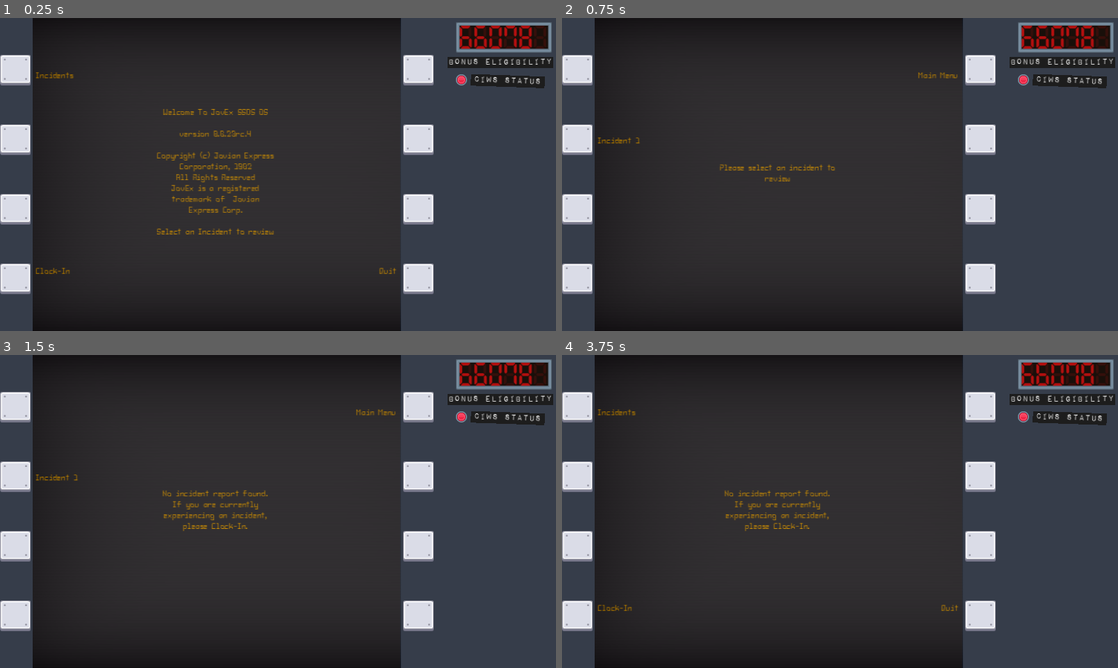
Above: before the commit, frames 1-4 (two rows, left to right).
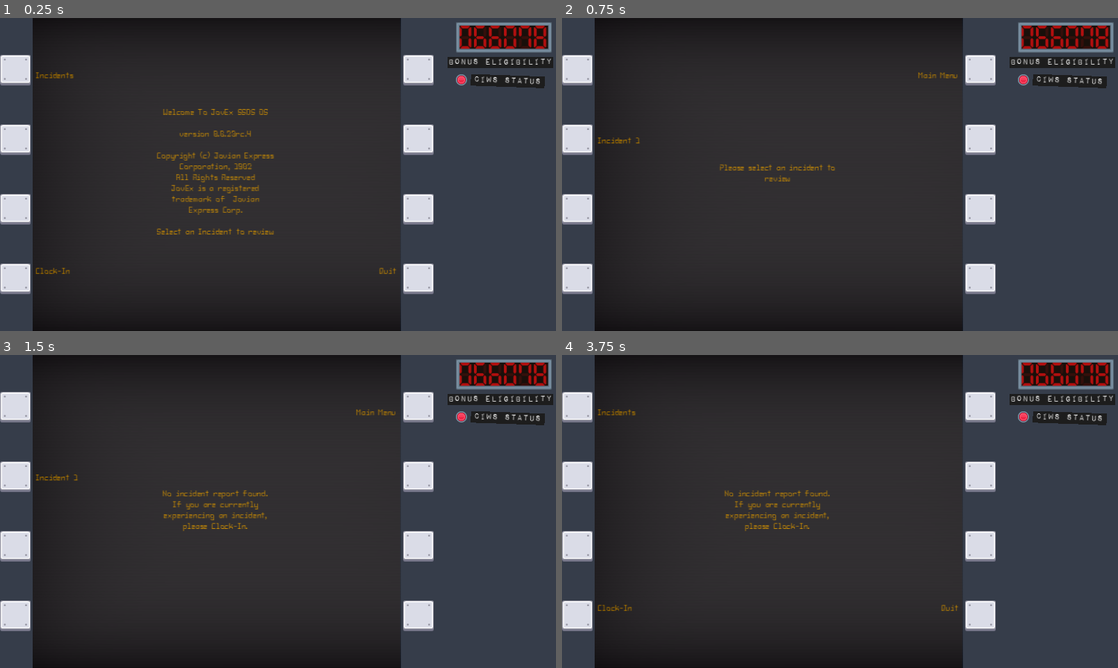
Above: after the commit, the same moments.

Repository: matthew-cavener/untitled_missile_game
Game: Godot game, scene res://ui/multi_function_display_panel.tscn
The game is run twice, just before and just after one commit, with the same random seed, the same clock (stepped at 60 frames per second) and the same inputs.
Inputs (mouse positions are in pixels of both pictures, inside the frame that each line leads up to):
- Up to frame 1 (0.25 s): no input
- Up to frame 2 (0.75 s): click (578, 71) at 0.5 s
- Up to frame 3 (1.5 s): click (16, 477) at 1.25 s
- Up to frame 4 (3.75 s): click (578, 545) at 2 s; click (578, 614) at 2.75 s; click (1040, 408) at 3.5 s

The runs differ from the first frame. In frame 1, 0.5% of the frame differs, in the area x 82-99%, y 2-10%; in frame 2, 0.5%; in frame 3, 0.5%; in frame 4, 0.5%.

Commit message:
prepend 0s to bonus eligibility display

Diff:
--- a/ui/numerical_display.gd
+++ b/ui/numerical_display.gd
@@ -12,7 +12,7 @@
 var current_timers = []
 
 func _ready() -> void:
-    lit_segments.text = str(world.get_bonus_eligibility())
+    lit_segments.text = "%06d" % int(world.get_bonus_eligibility())
     Events.connect("resources_expended", _on_resources_expended)
 
 func _flash(flashes: int, total_flash_time: float, new_value: String, flash_count: int, reveal_time: float) -> void:
@@ -35,6 +35,7 @@
     _flash(flashes, total_flash_time, new_value, flash_count, reveal_time)
 
 func _reveal(new_value: String, reveal_time: float) -> void:
+    new_value = "%06d" % int(new_value)
     lit_segments.text = new_value
     lit_segments.visible_characters = 0
     var reveal_index = 0
